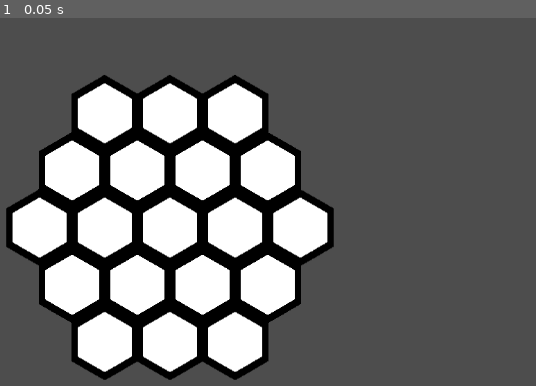
Above: before the commit, frame 1.
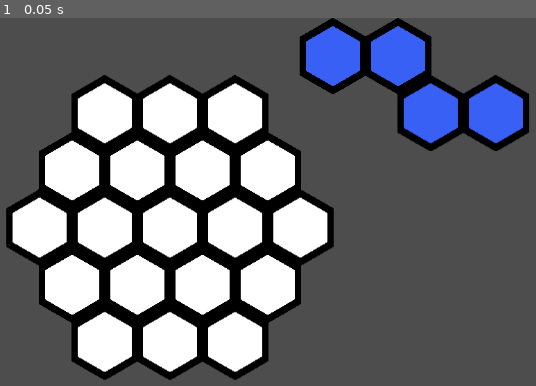
Above: after the commit, the same moment.

Repository: shuhei0916/hex-world
Game: Godot game, scene res://hex_tile_map.tscn
The game is run twice, just before and just after one commit, with the same random seed, the same clock (stepped at 60 frames per second) and the same inputs.
Inputs:
- Up to frame 1 (0.05 s): no input

The runs differ from the first frame. In frame 1, 7.8% of the frame differs, in the area x 55-99%, y 0-37%.

Commit message:
Modify hex_tile_set.tres

Diff:
--- a/assets/hex_tile_set.tres
+++ b/assets/hex_tile_set.tres
@@ -1,8 +1,7 @@
-[gd_resource type="TileSet" load_steps=7 format=3 uid="uid://blmsa6e3w0qk4"]
+[gd_resource type="TileSet" load_steps=5 format=3 uid="uid://blmsa6e3w0qk4"]
 
 [ext_resource type="Texture2D" uid="uid://crqmfvmjk10qv" path="res://tiles/WWT-01.png" id="1_0esnc"]
 [ext_resource type="Texture2D" uid="uid://c7emocy3mf3q2" path="res://hex_grid.png" id="1_sh2i3"]
-[ext_resource type="Texture2D" uid="uid://bidss377bremp" path="res://tiles/hexagon_128x128_transparent.png" id="2_4nw1n"]
 
 [sub_resource type="TileSetAtlasSource" id="TileSetAtlasSource_plc8k"]
 texture = ExtResource("1_sh2i3")
@@ -22,39 +21,6 @@
 2:0/1 = 1
 2:0/1/transpose = true
 
-[sub_resource type="TileSetAtlasSource" id="TileSetAtlasSource_c3c40"]
-texture = ExtResource("2_4nw1n")
-texture_region_size = Vector2i(620, 307)
-1:0/0 = 0
-2:0/0 = 0
-3:0/0 = 0
-4:0/0 = 0
-5:0/0 = 0
-0:1/0 = 0
-1:1/0 = 0
-2:1/0 = 0
-3:1/0 = 0
-4:1/0 = 0
-5:1/0 = 0
-0:2/0 = 0
-1:2/0 = 0
-2:2/0 = 0
-3:2/0 = 0
-4:2/0 = 0
-5:2/0 = 0
-0:3/0 = 0
-1:3/0 = 0
-2:3/0 = 0
-3:3/0 = 0
-4:3/0 = 0
-5:3/0 = 0
-0:4/0 = 0
-1:4/0 = 0
-2:4/0 = 0
-3:4/0 = 0
-4:4/0 = 0
-5:4/0 = 0
-
 [sub_resource type="TileSetAtlasSource" id="TileSetAtlasSource_0d3xt"]
 texture = ExtResource("1_0esnc")
 texture_region_size = Vector2i(128, 128)
@@ -66,6 +32,5 @@
 [resource]
 tile_shape = 3
 tile_size = Vector2i(94, 110)
-sources/2 = SubResource("TileSetAtlasSource_c3c40")
 sources/0 = SubResource("TileSetAtlasSource_plc8k")
 sources/3 = SubResource("TileSetAtlasSource_0d3xt")
--- a/hex_tile_map.gd
+++ b/hex_tile_map.gd
@@ -14,7 +14,7 @@
 
 # Called when the node enters the scene tree for the first time.
 func _ready() -> void:
-	spawn_polyhex("wave")
+	spawn_polyhex("pistol")
 
 
 # Called every frame. 'delta' is the elapsed time since the previous frame.
@@ -26,6 +26,7 @@
 	var max_x = -INF
 	for cell in get_used_cells(0):
 		max_x = max(max_x, cell.x)
+		#print(max_x)
 
 	# Polyhexの基準位置（右横の開始位置）を設定
 	var base_position = Vector2(max_x + 1, 0)
@@ -36,4 +37,7 @@
 	# 各タイルをTileMapに配置
 	for cell in tile_shape:
 		var spawn_position = base_position + cell
-		set_cell(0, spawn_position, 0)  # タイルIDは仮で1としています
+		print("Spawning at:", spawn_position)
+		set_cell(0, spawn_position, 0, Vector2i(0, 0), 1)
+		#set_cell()
+		#print("hehe")
